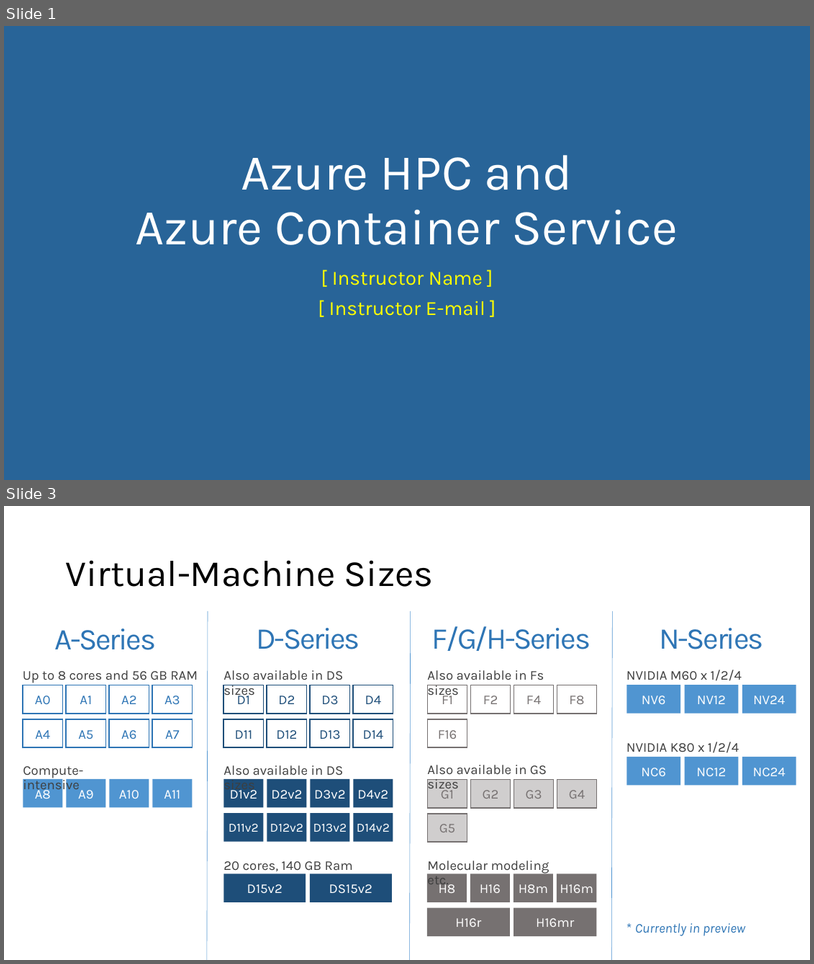
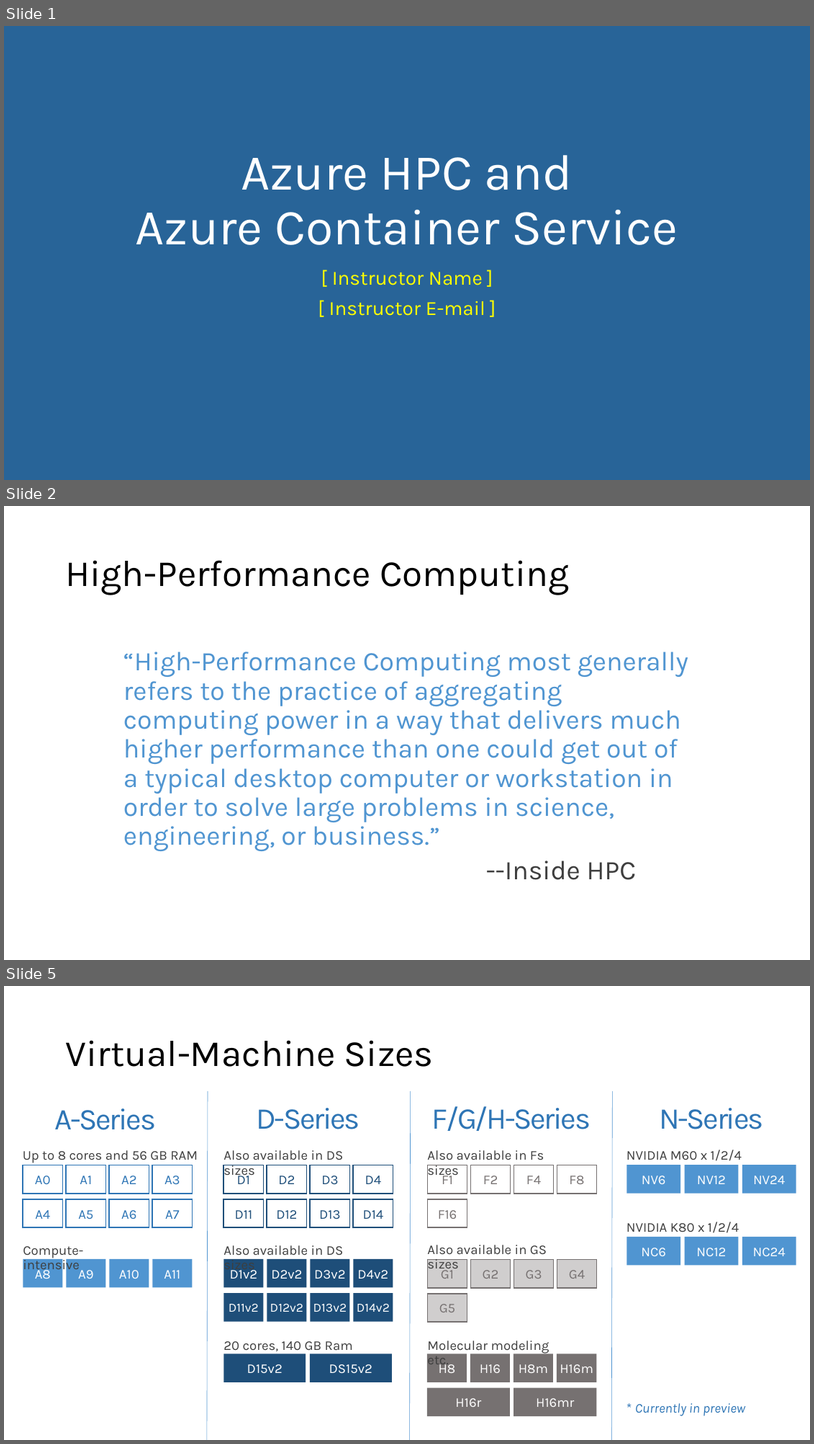
Before and after one commit to microsoft/AcademicContent, a slide deck: Workshop/6. HPC and Containers/HPC and Azure Container Service.pptx. Shown one above the other, each under a label of ours: slides 1 and 3 before the commit, slides 1, 2 and 5 after it; the slides between them are not shown. The pictures are 814x964 and 814x1444 pixels, drawn with LibreOffice and Linux fonts; fonts in the diff are those of the drawing. Boxes give left, top, right and bottom in pixels: in the first picture for what was removed or moved away, otherwise in the second. Text is boxed around its words. In the diff, an @@ line names an element or a change of style, - is before the commit and + after.

```diff
--- a/Workshop/6. HPC and Containers/HPC and Azure Container Service.pptx
+++ b/Workshop/6. HPC and Containers/HPC and Azure Container Service.pptx
@@ slide 2 added at bbox=[4, 506, 810, 960], background #FFFFFF @@
@@ title added at bbox=[65, 560, 569, 595], 44 pt, text #000000 @@
+High-Performance Computing
@@ text added at bbox=[124, 651, 689, 880], 32 pt, text #5095D1 @@
+“High-Performance Computing most generally refers to the practice of aggregating computing power in a way that delivers much higher performance than one could get out of a typical desktop computer or workstation in order to solve large problems in science, engineering, or business.”
+--Inside HPC
@@ what was slide 3 is now slide 5 @@
```
Also in this commit, not shown: 1 slide changed, 1 other slide added, 39 other files.
